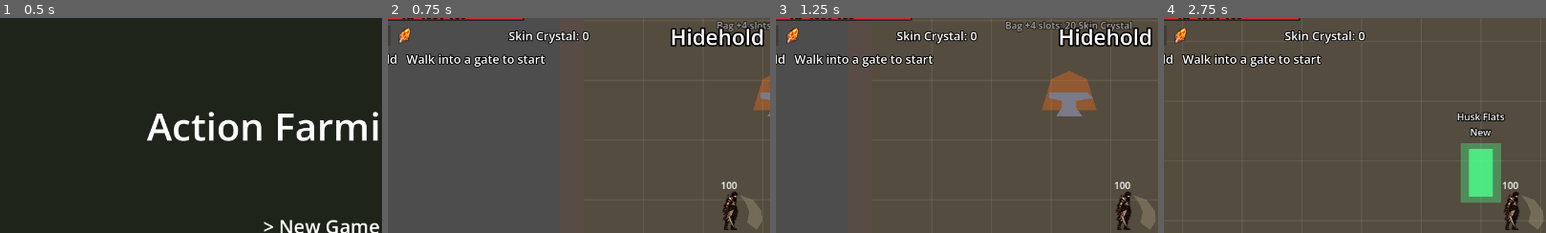
Above: before the commit, frames 1-4 (left to right).
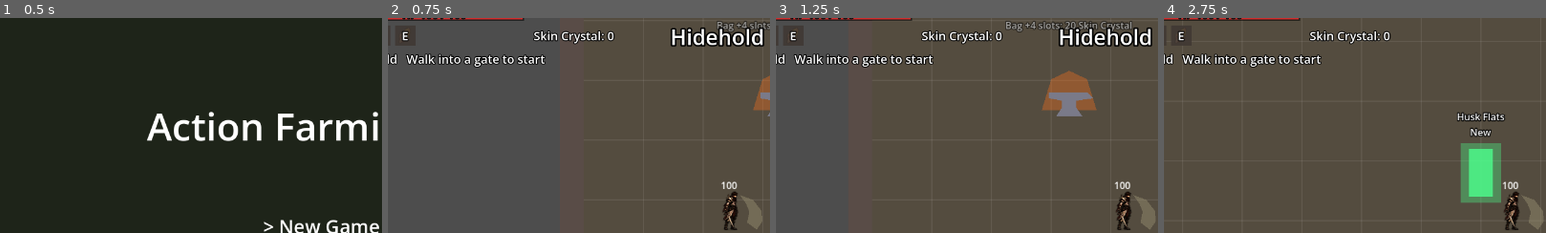
Above: after the commit, the same moments.

Repository: knc219-a11y/second-game
Game: Godot game, scene res://scenes/title.tscn
Two runs of this game, one before a commit and one after it. Both use one fixed random seed, a clock stepped at 60 frames per second and the inputs below.
Inputs:
- Up to frame 1 (0.5 s): no input
- Up to frame 2 (0.75 s): tap Enter (ui_accept) at 0.5 s; hold Right (move_right) from 0.53 s (still down); hold X (attack) from 0.53 s (still down)
- Up to frame 3 (1.25 s): keep holding Right (move_right); keep holding X (attack); tap Enter (ui_accept) at 0.77 s; tap Space (roll) at 0.8 s
- Up to frame 4 (2.75 s): release Right (move_right) at 1.28 s; release X (attack) at 1.28 s; hold Down (move_down) 1.28-2.03 s; tap Space (roll) at 1.35, 2.3 s; tap Enter (ui_accept) at 1.52 s; tap X (attack) at 1.55 s; hold Right (move_right) from 2.03 s (still down); hold X (attack) from 2.03 s (still down)
The pictures show only the part of the screen within x 7-57%, y 5-55%; the shares and areas given below are measured in that part.

Frame 1 is identical in both runs. In frame 2, 1.1% of the frame differs, in the area x 3-60%, y 4-13%; in frame 3, 1.1%; in frame 4, 1.2%, in the area x 2-60%, y 3-13%.

Commit message:
E skill Sinew Hook pulls enemies on the facing line toward the Player
E lashes a hook straight left/right (260 px x 56 px box): each enemy in it
takes 5 damage and is yanked to 50 px in front (its knockback, reversed, so
walls still stop it). 0.25 s rooted, 6 s cooldown. HUD gets an E box; the
weapon box, crystal line and pet name shift 42 px right.

Co-Authored-By: Claude Opus 5.5 (1M context) <noreply@anthropic.com>
Claude-Session: https://claude.ai/code/session_01FtnBirkMiEMY5jsuxMFBgZ

Diff:
--- a/project.godot
+++ b/project.godot
@@ -68,6 +68,11 @@
 "events": [Object(InputEventKey,"resource_local_to_scene":false,"resource_name":"","device":-1,"window_id":0,"alt_press …(190 unchanged characters)…
 ]
 }
+skill_e={
+"deadzone": 0.5,
+"events": [Object(InputEventKey,"resource_local_to_scene":false,"resource_name":"","device":-1,"window_id":0,"alt_pressed":false,"shift_pressed":false,"ctrl_pressed":false,"meta_pressed":false,"pressed":false,"keycode":0,"physical_keycode":69,"key_label":0,"unicode":0,"location":0,"echo":false,"script":null)
+]
+}
 interact={
 "deadzone": 0.5,
 "events": [Object(InputEventKey,"resource_local_to_scene":false,"resource_name":"","device":-1,"window_id":0,"alt_press …(190 unchanged characters)…
--- a/scenes/player.tscn
+++ b/scenes/player.tscn
@@ -167,7 +167,7 @@
 theme_override_constants/outline_size = 6
 theme_override_colors/font_outline_color = Color(0, 0, 0, 1)
 theme_override_font_sizes/font_size = 20
-text = "Q Dash Slash: ready   W Whirl Slash: ready"
+text = "Q Dash Slash: ready   W Whirl Slash: ready   E Sinew Hook: ready"
 
 [node name="MaterialIcon" type="TextureRect" parent="Hud"]
 offset_left = 102.0
@@ -178,9 +178,9 @@
 expand_mode = 1
 
 [node name="MaterialLabel" type="Label" parent="Hud"]
-offset_left = 290.0
+offset_left = 332.0
 offset_top = 49.0
-offset_right = 450.0
+offset_right = 492.0
 offset_bottom = 77.0
 theme_override_constants/outline_size = 6
 theme_override_colors/font_outline_color = Color(0, 0, 0, 1)
--- a/scripts/player.gd
+++ b/scripts/player.gd
@@ -260,6 +260,24 @@
 @export var whirl_flip_interval: float = 0.05
 @export var whirl_color: Color = Color(0.6, 1, 0.8, 1)
 @export var shake_whirl: float = 2.5
+# E skill, Sinew Hook: the Player stands still for hook_duration and lashes a
+# hook straight out along the facing (left/right only). Every enemy whose
+# hurtbox is inside the hook_range x hook_height box takes hook_damage and is
+# yanked toward the Player, landing hook_stop px in front (its own knockback,
+# reversed, so walls and rocks still stop it). Enemies mid-swing with super
+# armor (counters, leaps, tough ones) take the damage but stay put. It fills
+# the gap Q and W leave: reaching enemies at range and gathering a pack for W.
+# Placeholder look: a sinew-colored line that shoots out and snaps back.
+@export var hook_range: float = 260.0
+@export var hook_height: float = 56.0
+@export var hook_damage: int = 5
+@export var hook_stop: float = 50.0
+@export var hook_duration: float = 0.25
+@export var hook_cooldown: float = 6.0
+@export var hook_hitstop: float = 0.04
+@export var hook_hit_pitch: float = 0.75
+@export var hook_color: Color = Color(0.95, 0.55, 0.5, 1)
+@export var shake_hook: float = 2.0
 # A roll passes through enemy bodies (physics layer "enemy_body"); walls still
 # block it. Both ways are turned off: the Player ignores enemies, and its body
 # leaves "world" so chasing enemies don't get shoved ahead of the roll. If the
@@ -345,6 +363,11 @@
 # Facing when the spin started, restored when it ends.
 var whirl_facing: int = 1
 var whirl_hit_targets: Array[Node] = []
+var hook_time_left: float = 0.0
+var hook_cooldown_left: float = 0.0
+var hook_dir: int = 1
+var hook_shape := RectangleShape2D.new()
+var hook_line: Line2D
 
 @onready var visual: Node2D = $Visual
 @onready var camera: Camera2D = $Camera2D
@@ -369,11 +392,11 @@
 @onready var pet_label: Label = $Hud/PetLabel
 @onready var skill_label: Label = $Hud/SkillLabel
 @onready var material_label: Label = $Hud/MaterialLabel
-# Top-left status HUD, built in _build_status_hud: HP bar, Q/W cooldown boxes, active pet.
+# Top-left status HUD, built in _build_status_hud: HP bar, Q/W/E cooldown boxes, active pet.
 const HUD_HP_RECT := Rect2(16, 14, 300, 24)
 const HUD_ROW_Y := 46.0
 const HUD_SKILL_BOX := 34.0
-const HUD_PET_X := 470.0
+const HUD_PET_X := 512.0
 var hp_fill: ColorRect
 var hp_text: Label
 # White strip behind hp_fill showing the HP just lost: holds for
@@ -388,13 +411,13 @@
 const HP_FILL_COLOR := Color(0.82, 0.18, 0.18, 1)
 @export var hp_low_color: Color = Color(1, 0.6, 0.55, 1)
 var hp_blink_time: float = 0.0
-# [shade, key label] per skill, Q then W.
+# [shade, key label] per skill, Q, W then E.
 var skill_boxes: Array = []
 var hud_pet_swatch: ColorRect
 var hud_pet_name: Label
-# Worn weapon box right of the Q/W boxes: rarity-colored frame, weapon icon
+# Worn weapon box right of the Q/W/E boxes: rarity-colored frame, weapon icon
 # (a colored square for tiers without art), then "Rare +3" in the rarity color.
-const HUD_WEAPON_X := 100.0
+const HUD_WEAPON_X := 142.0
 const CALLUS_BLADE_ICON := preload("res://art/stage1/drops/s1_drop_callus_blade.png")
 var hud_weapon_box: ColorRect
 var hud_weapon_icon: TextureRect
@@ -433,6 +456,8 @@
 	_build_shockwave_ring()
 	_build_whirl_ring()
 	dash_shape.size = dash_hit_size
+	hook_shape.size = Vector2(hook_range, hook_height)
+	_build_hook_line()
 	_update_skill_label()
 	_update_material_label()
 	# Deferred: equip_pet adds the pet to the map, which is still adding its children now.
@@ -506,6 +531,10 @@
 		whirl_cooldown_left -= delta
 		_update_skill_label()
 
+	if hook_cooldown_left > 0.0:
+		hook_cooldown_left -= delta
+		_update_skill_label()
+
 	if shake_left > 0.0:
 		_update_shake(delta)
 
@@ -531,6 +560,11 @@
 		_update_whirl(delta)
 		return
 
+	if hook_time_left > 0.0:
+		# Hooking: rooted, no roll, attack or other skill until it ends.
+		_update_hook(delta)
+		return
+
 	if roll_time_left <= 0.0 and roll_cooldown_left <= 0.0 and Input.is_action_just_pressed("roll"):
 		_start_roll(input)
 
@@ -542,6 +576,11 @@
 	if roll_time_left <= 0.0 and whirl_cooldown_left <= 0.0 and Input.is_action_just_pressed("skill_w"):
 		_start_whirl()
 		_update_whirl(delta)
+		return
+
+	if roll_time_left <= 0.0 and hook_cooldown_left <= 0.0 and Input.is_action_just_pressed("skill_e"):
+		_start_hook()
+		_update_hook(delta)
 		return
 
 	if roll_time_left > 0.0:
@@ -750,14 +789,88 @@
 		_shake(shake_whirl)
 
 
+func _build_hook_line() -> void:
+	hook_line = Line2D.new()
+	hook_line.name = "HookLine"
+	hook_line.width = 4.0
+	hook_line.default_color = hook_color
+	hook_line.points = PackedVector2Array([Vector2(0, -32), Vector2(0, -32)])
+	hook_line.visible = false
+	add_child(hook_line)
+
+
+func _start_hook() -> void:
+	# Like the dash, the hook cancels any attack in progress.
+	if attack_phase != AttackPhase.NONE:
+		_cancel_attack()
+	hook_dir = facing
+	hook_time_left = hook_duration
+	hook_cooldown_left = hook_cooldown
+	hurt_knockback_left = 0.0
+	velocity = Vector2.ZERO
+	hook_line.visible = true
+	roll_sound.pitch_scale = 0.8
+	roll_sound.play()
+	_hook_hits()
+	_update_skill_label()
+
+
+func _update_hook(delta: float) -> void:
+	hook_time_left -= delta
+	# 0 at start -> 1 at the end: the line shoots out in the first 30%, then snaps back.
+	var t := clampf(1.0 - hook_time_left / hook_duration, 0.0, 1.0)
+	var reach := minf(t / 0.3, 1.0) if t < 0.3 else 1.0 - (t - 0.3) / 0.7
+	hook_line.points = PackedVector2Array([Vector2(hook_dir * 14, -32), Vector2(hook_dir * (14 + (hook_range - 14) * reach), -32)])
+	if hook_time_left <= 0.0:
+		_end_hook()
+
+
+func _end_hook() -> void:
+	hook_time_left = 0.0
+	if hook_line:
+		hook_line.visible = false
+
+
+# Every enemy hurtbox inside the hook box takes hook_damage and is pulled in,
+# all on the first frame (the line is only the look).
+func _hook_hits() -> void:
+	var query := PhysicsShapeQueryParameters2D.new()
+	query.shape = hook_shape
+	query.transform = Transform2D(0.0, global_position + Vector2(hook_dir * hook_range / 2.0, -29.0))
+	query.collision_mask = 2
+	query.collide_with_areas = true
+	query.collide_with_bodies = false
+	var hit_targets: Array[Node] = []
+	for hit in get_world_2d().direct_space_state.intersect_shape(query, 16):
+		var target: Node = hit.collider.get_parent()
+		if target in hit_targets or not target.has_method("take_damage") or target.is_queued_for_deletion():
+			continue
+		hit_targets.append(target)
+		print("Sinew Hook hit %s" % target.name)
+		# Its knockback, reversed, carries it to hook_stop px in front.
+		var gap: float = (target.global_position.x - global_position.x) * hook_dir - hook_stop
+		var base: float = target.get("knockback_distance") if target.get("knockback_distance") else 0.0
+		if gap > 0.0 and base > 0.0:
+			target.take_damage(hook_damage, -hook_dir, gap / base, 1)
+		else:
+			target.take_damage(hook_damage, 0, 1.0, 1)
+	if not hit_targets.is_empty():
+		_start_hitstop(hook_hitstop)
+		hit_sound.pitch_scale = hook_hit_pitch
+		hit_sound.play()
+		_shake(shake_hook)
+
+
 func _update_skill_label() -> void:
 	var q := "%.1fs" % dash_cooldown_left if dash_cooldown_left > 0.0 else "ready"
 	var w := "%.1fs" % whirl_cooldown_left if whirl_cooldown_left > 0.0 else "ready"
-	skill_label.text = "Q Dash Slash: %s   W Whirl Slash: %s" % [q, w]
+	var e := "%.1fs" % hook_cooldown_left if hook_cooldown_left > 0.0 else "ready"
+	skill_label.text = "Q Dash Slash: %s   W Whirl Slash: %s   E Sinew Hook: %s" % [q, w, e]
 	if skill_boxes.is_empty():
 		return
 	_update_skill_box(0, "Q", dash_cooldown_left, dash_cooldown)
 	_update_skill_box(1, "W", whirl_cooldown_left, whirl_cooldown)
+	_update_skill_box(2, "E", hook_cooldown_left, hook_cooldown)
 
 
 # The dark shade covers the box by the share of cooldown left; the key letter turns into seconds left.
@@ -794,7 +907,7 @@
 	hp_text.horizontal_alignment = HORIZONTAL_ALIGNMENT_CENTER
 	hp_text.vertical_alignment = VERTICAL_ALIGNMENT_CENTER
 	back.add_child(hp_text)
-	for i in 2:
+	for i in 3:
 		var box := ColorRect.new()
 		box.position = Vector2(16 + i * (HUD_SKILL_BOX + 8), HUD_ROW_Y)
 		box.size = Vector2(HUD_SKILL_BOX, HUD_SKILL_BOX)
@@ -1854,6 +1967,7 @@
 	_end_roll()
 	_end_dash()
 	_end_whirl()
+	_end_hook()
 	hurt_knockback_left = 0.0
 	shockwave_time_left = 0.0
 	shockwave_ring.visible = false
@@ -1886,7 +2000,7 @@
 func _update_sprite(delta: float) -> void:
 	sprite_anim_time += delta
 	var frame := 0
-	var busy := dash_time_left > 0.0 or whirl_time_left > 0.0 or hurt_knockback_left > 0.0 or is_dead
+	var busy := dash_time_left > 0.0 or whirl_time_left > 0.0 or hook_time_left > 0.0 or hurt_knockback_left > 0.0 or is_dead
 	# Facing can turn mid-swing, but the hitbox keeps the facing locked at the
 	# hit's start (attack_pivot), so the swing pose is drawn that way too.
 	sprite.flip_h = not busy and attack_phase != AttackPhase.NONE and int(attack_pivot.scale.x) != facing
